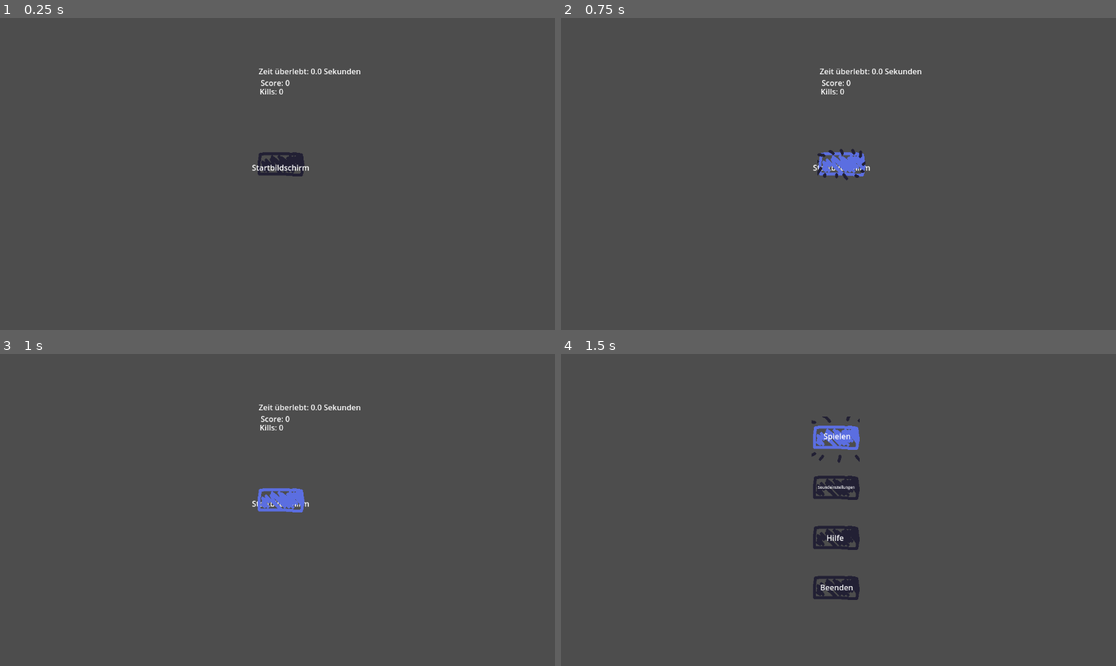
Above: before the commit, frames 1-4 (two rows, left to right).
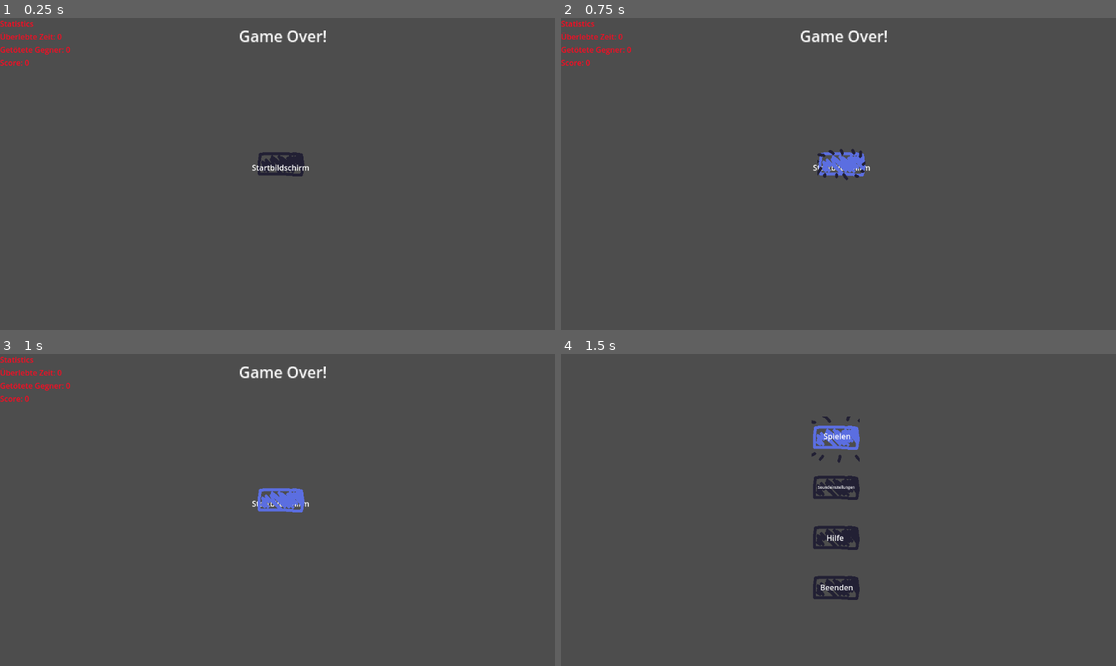
Above: after the commit, the same moments.

Repository: Lukas74m/gae_ca2
Game: Godot game, scene res://scenes/deathscreen/deathscreen.tscn
The game is run twice, just before and just after one commit, with the same random seed, the same clock (stepped at 60 frames per second) and the same inputs. This scene is started directly instead of the project's main scene.
Inputs:
- Up to frame 1 (0.25 s): no input
- Up to frame 2 (0.75 s): click "Startbildschirm" at 0.5 s
- Up to frame 3 (1 s): no input
- Up to frame 4 (1.5 s): click "Spielen" at 1.25 s

The runs differ from the first frame. In frame 1, 0.9% of the frame differs, in the area x 0-65%, y 0-25%; in frame 2, 0.9%; in frame 3, 0.9%; in frame 4, nothing differs.

Commit message:
Added first version of StatsDisplay

Diff:
--- a/gae-ca2/resources/enemies/boss.tres
+++ b/gae-ca2/resources/enemies/boss.tres
@@ -12,12 +12,10 @@
 melee_attack_damage = 25.0
 melee_attack_cooldown = 1.5
 projectile_scene_path = ""
-
 name = "Orc"
 max_health = 300
 movement_speed = 2.0
 attack_range = 50.0
 attack_damage = 25.0
 attack_cooldown = 1.5
-
 metadata/_custom_type_script = "uid://d3or1fqpts76j"
--- /dev/null
+++ b/gae-ca2/scenes/components/StatsDisplay.tscn
@@ -0,0 +1,31 @@
+[gd_scene load_steps=3 format=3 uid="uid://cpnywmo70ieol"]
+
+[ext_resource type="Theme" uid="uid://b2ftdon0s262d" path="res://stats_display_theme.tres" id="1_c2lwd"]
+[ext_resource type="Script" uid="uid://7afdcbapfsqj" path="res://scripts/components/stats_display.gd" id="1_tr8xu"]
+
+[node name="StatsDisplay" type="Control"]
+layout_mode = 3
+anchors_preset = 15
+anchor_right = 1.0
+anchor_bottom = 1.0
+grow_horizontal = 2
+grow_vertical = 2
+theme = ExtResource("1_c2lwd")
+script = ExtResource("1_tr8xu")
+
+[node name="Panel" type="Panel" parent="."]
+layout_mode = 1
+anchors_preset = 15
+anchor_right = 1.0
+anchor_bottom = 1.0
+grow_horizontal = 2
+grow_vertical = 2
+theme = ExtResource("1_c2lwd")
+
+[node name="VBoxContainer" type="VBoxContainer" parent="Panel"]
+layout_mode = 0
+offset_right = 40.0
+offset_bottom = 40.0
+
+[node name="Title" type="Label" parent="Panel/VBoxContainer"]
+layout_mode = 2
--- a/gae-ca2/scenes/deathscreen/deathscreen.tscn
+++ b/gae-ca2/scenes/deathscreen/deathscreen.tscn
@@ -1,10 +1,11 @@
-[gd_scene load_steps=12 format=3 uid="uid://bssklr8wevq48"]
+[gd_scene load_steps=13 format=3 uid="uid://df1ymeh7kbn6q"]
 
-[ext_resource type="Script" uid="uid://mbxpwk46vjra" path="res://scripts/deathscreen/deathscreen.gd" id="1_d4h8k"]
+[ext_resource type="Script" uid="uid://b8veoxcmbw0wc" path="res://scripts/deathscreen/deathscreen.gd" id="1_btbqu"]
 [ext_resource type="Script" uid="uid://3ec3cm3265m7" path="res://scripts/deathscreen/texture_button.gd" id="2_bssjh"]
 [ext_resource type="Texture2D" uid="uid://rwdm74nqhelq" path="res://assets/buttons/Test_Button.png" id="2_u6gas"]
 [ext_resource type="Texture2D" uid="uid://drsj06k5do28m" path="res://assets/buttons/Test_Button_Hover.png" id="3_3638j"]
 [ext_resource type="Texture2D" uid="uid://wkwoejl3hpar" path="res://assets/buttons/Test_Button_On_Click.png" id="5_3638j"]
+[ext_resource type="PackedScene" uid="uid://cpnywmo70ieol" path="res://scenes/components/StatsDisplay.tscn" id="6_gm5rc"]
 
 [sub_resource type="AtlasTexture" id="AtlasTexture_btbqu"]
 atlas = ExtResource("5_3638j")
@@ -49,28 +50,26 @@
 "speed": 10.0
 }]
 
-[node name="Deathscreen" type="Node2D"]
-script = ExtResource("1_d4h8k")
+[node name="Deathscreen" type="Panel"]
+script = ExtResource("1_btbqu")
 
-[node name="score" type="Label" parent="."]
-offset_left = 541.0
-offset_top = 123.0
-offset_right = 581.0
-offset_bottom = 146.0
-
-[node name="time_alive" type="Label" parent="."]
-offset_left = 537.0
-offset_top = 99.0
-offset_right = 577.0
-offset_bottom = 122.0
-
-[node name="enemy_kills" type="Label" parent="."]
-offset_left = 539.0
-offset_top = 141.0
-offset_right = 579.0
-offset_bottom = 164.0
+[node name="GameOverText" type="Label" parent="."]
+layout_mode = 1
+anchors_preset = 5
+anchor_left = 0.5
+anchor_right = 0.5
+offset_left = 442.0
+offset_top = 14.0
+offset_right = 592.0
+offset_bottom = 37.0
+grow_horizontal = 2
+scale = Vector2(2, 2)
+text = "Game Over! "
+horizontal_alignment = 1
+vertical_alignment = 1
 
 [node name="TextureButton" type="TextureButton" parent="."]
+layout_mode = 1
 anchors_preset = 8
 anchor_left = 0.5
 anchor_top = 0.5
@@ -110,5 +109,8 @@
 frame = 4
 frame_progress = 1.0
 
+[node name="StatsDisplay" parent="." instance=ExtResource("6_gm5rc")]
+layout_mode = 1
+
 [connection signal="pressed" from="TextureButton" to="TextureButton" method="_on_pressed"]
 [connection signal="animation_finished" from="TextureButton/AnimatedSprite2D" to="TextureButton" method="_on_animated_sprite_2d_animation_finished"]
--- a/gae-ca2/scenes/game/Game.tscn
+++ b/gae-ca2/scenes/game/Game.tscn
@@ -385,7 +385,6 @@
 tile_set = SubResource("TileSet_vg8p7")
 
 [node name="Gametimer" type="Timer" parent="."]
-wait_time = 4.0
 
 [node name="Player" parent="." instance=ExtResource("3_vrspl")]
 position = Vector2(-40, 38)
@@ -402,3 +401,4 @@
 [node name="Shop" parent="." instance=ExtResource("8_wnrko")]
 
 [connection signal="timeout" from="Gametimer" to="." method="_on_gametimer_timeout"]
+[connection signal="player_death" from="Player" to="." method="_on_player_player_death"]
--- /dev/null
+++ b/gae-ca2/scripts/components/stats_display.gd
@@ -0,0 +1,18 @@
+extends Control
+
+@onready var title_label = $Panel/VBoxContainer/Title
+@onready var vbox_container = $Panel/VBoxContainer
+
+func set_stats(stats: Dictionary, title: String ):
+	# Delete all previous entries (except title)
+	for child in vbox_container.get_children():
+		if child != title_label:
+			child.queue_free()
+	title_label.text = title
+	# Add a new stats
+	for stat_name in stats.keys():
+		var value = stats[stat_name]
+		var label = Label.new()
+
+		label.text = "%s: %s" % [stat_name.capitalize(), str(value)]
+		vbox_container.add_child(label)
--- a/gae-ca2/scripts/deathscreen/deathscreen.gd
+++ b/gae-ca2/scripts/deathscreen/deathscreen.gd
@@ -1,11 +1,17 @@
-extends Node2D
+extends Panel
 
-@onready var time_alive_label = $time_alive
-@onready var enemy_kills_label = $enemy_kills
-@onready var score_label = $score
+@onready var stats_display_instance = $StatsDisplay
+
+# Called when the node enters the scene tree for the first time.
+func _ready() -> void:
+	stats_display_instance.set_stats({
+	"Überlebte Zeit ": Global.time_alive,
+	"Getötete Gegner ": Global.kills,
+	"Score ": Global.score
+}, "Statistics")
 
 
+
+# Called every frame. 'delta' is the elapsed time since the previous frame.
 func _process(delta: float) -> void:
-	time_alive_label.text = "Zeit überlebt: %.1f Sekunden" % Global.time_alive
-	enemy_kills_label.text = "Kills: %d" % Global.kills
-	score_label.text = "Score: %d" % Global.score
+	pass
--- a/gae-ca2/scripts/game/game.gd
+++ b/gae-ca2/scripts/game/game.gd
@@ -21,5 +21,8 @@
 
 
 func _on_gametimer_timeout() -> void:
-	#print("timeout")
-	pass
+	Global.time_alive += 1
+
+
+func _on_player_player_death() -> void:
+	game_timer.stop()
--- a/gae-ca2/scripts/player/player.gd
+++ b/gae-ca2/scripts/player/player.gd
@@ -17,6 +17,7 @@
 var dash_cooldown_left: float = 0.0
 var dash_direction: Vector2 = Vector2.ZERO
 var attacking: bool = false
+signal player_death
 
 func _ready() -> void:
 	health.initialize_health(get_stat("max_health"))
--- /dev/null
+++ b/gae-ca2/stats_display_theme.tres
@@ -0,0 +1,12 @@
+[gd_resource type="Theme" load_steps=3 format=3 uid="uid://b2ftdon0s262d"]
+
+[sub_resource type="FontVariation" id="FontVariation_phq8n"]
+
+[sub_resource type="StyleBoxFlat" id="StyleBoxFlat_phq8n"]
+bg_color = Color(0.0826608, 0.274968, 0.3838, 1)
+
+[resource]
+Label/colors/font_color = Color(1, 0.0392157, 0.129412, 1)
+Label/colors/font_outline_color = Color(0.972549, 0.164706, 0.164706, 1)
+Label/fonts/font = SubResource("FontVariation_phq8n")
+Panel/styles/panel = SubResource("StyleBoxFlat_phq8n")
Not shown, added: gae-ca2/scripts/components/stats_display.gd.uid
Not shown, changed: gae-ca2/scripts/deathscreen/deathscreen.gd.uid
